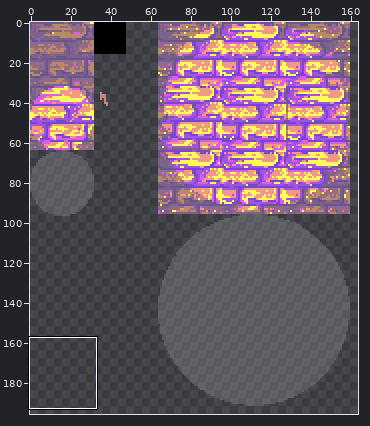
File history of a sprite sheet, assets/tilesets/home-tileset.png. Above, an overview of the earlier version with the close-up marked.
Close-up. First the earlier version:
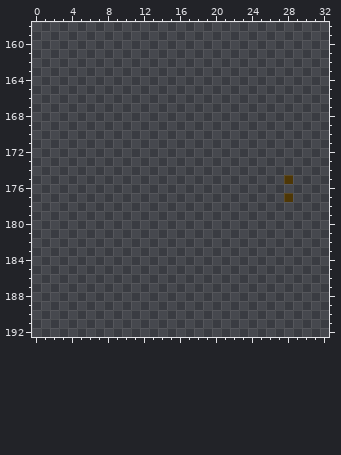
The file is 320x320 pixels. Pixels under 10% opacity are left out. Colours within 5 levels of each other are drawn and written as one. Shown: x 0..32, y 158..192. The wide view leaves out empty margins. The commit also changed other parts of the picture, which this record leaves out.
And afterwards:
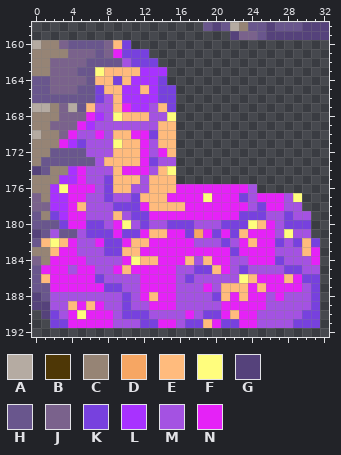
Palette (. is transparent): A #b5aba2  B #4e3706  C #968475  D #f6a663  E #ffbb7d  F #fffd7d  G #55427b  H #69568d  J #7a628c  K #7741de  L #a832ff  M #a452e2  N #e522f7
From old to new:
Changed rows in their new state; - is an unchanged pixel.
first column x 0:
158 -------------------HGHACHHGHHHGGG
159 ----------------------GJJHGGGGGGG
160 ACCJHHHHJEK----------------------
161 CCCCJJJHJNKKK--------------------
162 CCJJJJHHHHMKKK-------------------
163 CCJJJHHFEEEELLL------------------
164 HHJJJJHEEKELLLK------------------
165 HHJJJHHKEELLELKK-----------------
166 HHHHHHHKMELLLLKK-----------------
167 AACJAHEMMENLLMEK-----------------
168 CCCJJJNLMFEEEMMF-----------------
169 CCJJJNLMMMMMMMEE-----------------
170 ACCJNMMNMEENNKEE-----------------
171 CCCNLKMMMFEENMEE-----------------
172 CCHHHHMMMEEENMNE-----------------
173 CHHHHHHMEEEENKMM-----------------
174 GHCCLNMMMENNNMEF-----------------
175 CCCLLNMMKEEEMEEE------------.----
176 CCLFNNNMKEEMMEEENNNNNNNNM--------
177 JCLLNNMMKMMKEEENNNNFNNNKMNNNMF---
178 JJLLNEMMMKKKNEEEENNNNNNNMKNNMM---
179 HCKLNNMMMEMKKNNNNNNNNNNKKKMMKMM--
180 HHHKNNKKMNFMKMMKKKMMMKKKFENMKKK--
181 GHMHHMKKKNKKNEENNKDNKNKENNNMFMM--
182 HEFENMMNKKNEENNNNNMMMKMNENNKMKEK-
183 CCENNMMMKKEENNNNNNNNNNKNNNNMMMEN-
184 JCNNNNMMMMNFEENNNEMENNMMNNNKMMMN-
185 HNNNMNNMMNENNNNNMMKKENMKMMMMKKMM-
186 HENNNNNKMMMMNNNNMKMMMMMFENNNENKK-
187 HHNNNNNNKKMMNNNNMMMNMEEENENNNNMK-
188 GHMMMMMMMMKMNENNMMMMKENENNMNMMMK-
189 GGMMENENMMKMMNNNMMMMMNNNNNMMMMMK-
190 -GKMNFNNNMKKKMMMMNMKKNENNMMMMMKK-
191 --KKNNNNNMMMKKNNMKKENKKNNMMMMKKK-
Where, in picture pixels (left, top, right, bottom), the same in both close-ups:
added: (203, 22, 329, 40)
changed: (32, 40, 320, 328)
